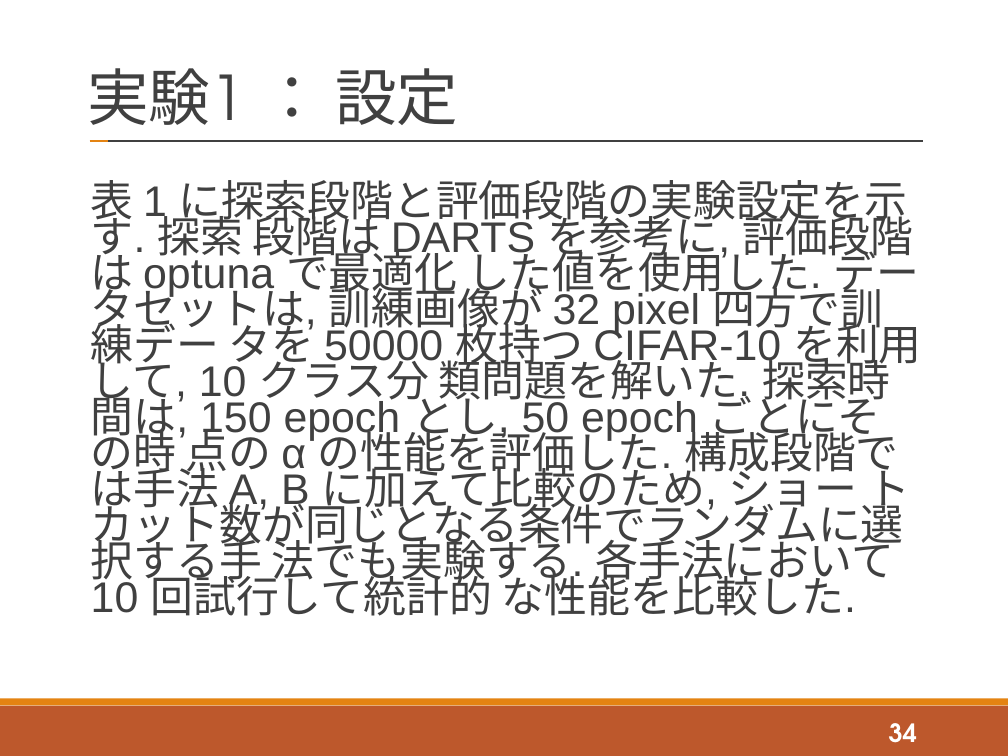
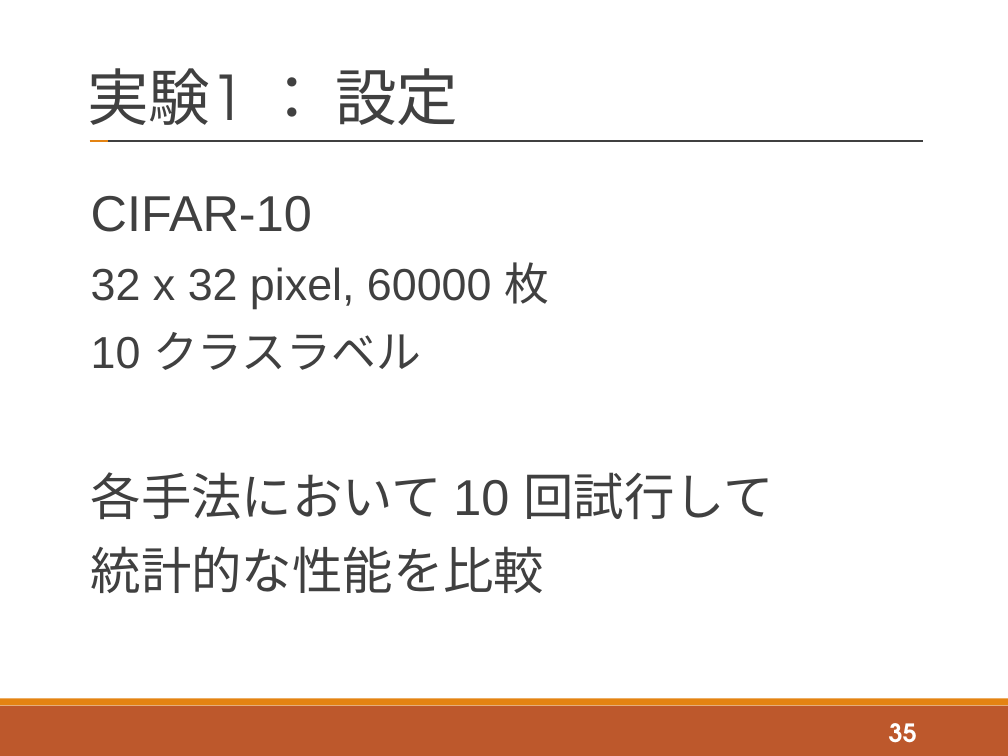
Before and after one commit to tatsuya-sugiyama/WeeklyReport, a slide deck: slide 35 of report/2020後期/2020_2nd_sugiyama.pptx (slide 34 before the commit). Drawn at 1008x756 pixels with LibreOffice and Linux fonts; fonts in the diff are those of the drawing. Boxes give left, top, right and bottom in pixels: in the first picture for what was removed or moved away, otherwise in the second. Text is boxed around its words. In the diff, an @@ line names an element or a change of style, - is before the commit and + after.

```diff
--- a/report/2020後期/2020_2nd_sugiyama.pptx
+++ b/report/2020後期/2020_2nd_sugiyama.pptx
@@ text at (91,196,773,593): text changed; size 30.6 to 36 pt @@
-表 1 に探索段階と評価段階の実験設定を示す. 探索 段階は DARTS を参考に, 評価段階は optuna で最適化 した値を使用した. データセットは, 訓練画像が 32 pixel 四方で訓練デー タを 50000 枚持つ CIFAR-10 を利用して, 10 クラス分 類問題を解いた. 探索時間は, 150 epoch とし, 50 epoch ごとにその時 点の α の性能を評価した. 構成段階では手法 A, B に加えて比較のため, ショー トカット数が同じとなる条件でランダムに選択する手 法でも実験する. 各手法において 10 回試行して統計的 な性能を比較した.
+CIFAR-10
+32 x 32 pixel, 60000 枚
+10 クラスラベル
+各手法において 10 回試行して
+統計的な性能を比較
@@ page number at (889,723,917,743): text changed @@
-34
+35
```
Also in this commit, not shown: 10 other slides changed, 7 slides added, 6 other files.
